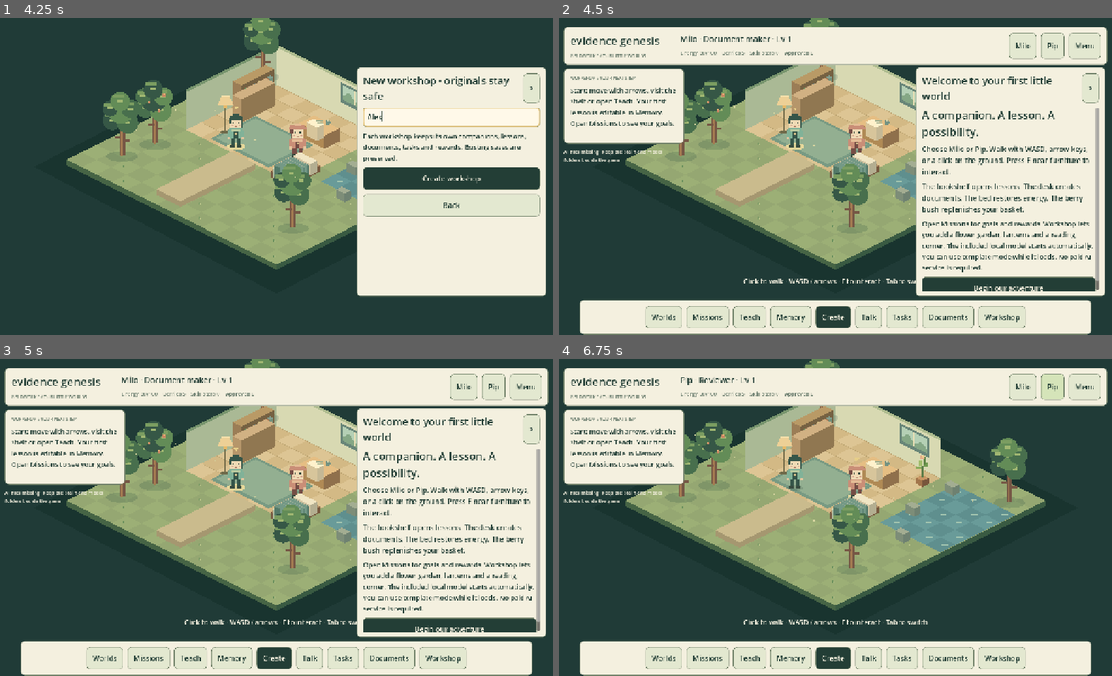
Above: before the commit, frames 1-4 (two rows, left to right).
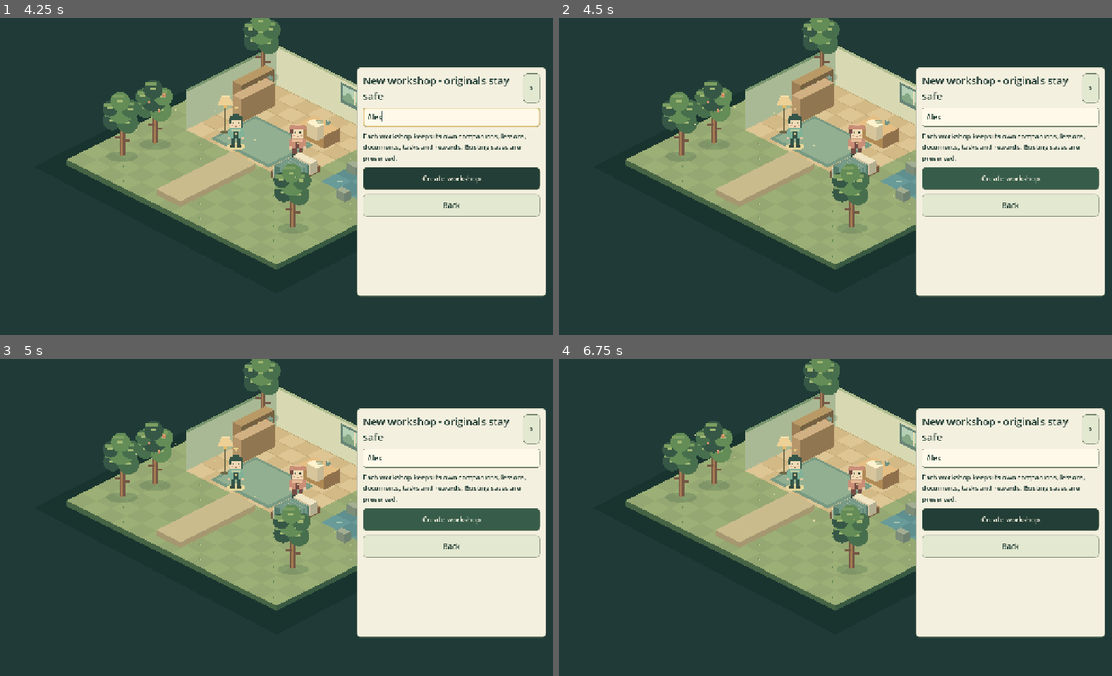
Above: after the commit, the same moments.

Repository: SyedSU/EvidenceGenesis
Game: Godot game, scene res://main.tscn
The game is run twice, just before and just after one commit, with the same random seed, the same clock (stepped at 60 frames per second) and the same inputs.
Inputs (mouse positions are in pixels of both pictures, inside the frame that each line leads up to):
- Up to frame 1 (4.25 s): click "New Workshop" at 0.5 s; click (453, 116) at 1.27 s; type "Alex" at 1.35 s; click "×" at 2 s; click "New Workshop" at 2.75 s; click (453, 116) at 3.52 s; type "Alex" at 3.6 s
- Up to frame 2 (4.5 s): click "Create workshop" at 4.25 s
- Up to frame 3 (5 s): no input
- Up to frame 4 (6.75 s): click (1006, 628) at 5 s, where only the run before the commit has a clickable "Begin our adventure"; click (1023, 387) at 5.75 s, where only the run before the commit has a clickable "Milo"; click (1051, 387) at 6.5 s, where only the run before the commit has a clickable "Pip"

Frame 1 is identical in both runs. In frame 2, 34% of the frame differs, in the area x 0-100%, y 2-100%; in frame 3, 34%; in frame 4, 50%.

Commit message:
fix: sync native saves and avoid delete-first replacements

Diff:
--- a/native/scripts/save_files.gd
+++ b/native/scripts/save_files.gd
@@ -1,10 +1,24 @@
 class_name GenesisSaveFiles
 extends RefCounted
 
-# Platform adapter: all replacements/byte writes have checked outcomes. Godot's
-# flush is not disk fsync, and Windows rename is not atomic overwrite; see docs.
+# Native persistence is mandatory. No buffered-only/platform rename fallback.
+var uncertain=false
+
+func native_available() -> bool:
+	return ClassDB.class_exists("GenesisDurableFiles")
+
+func sync_file(path: String) -> Error:
+	if not native_available():return ERR_UNAVAILABLE
+	return OK if ClassDB.class_call_static("GenesisDurableFiles","sync_file",ProjectSettings.globalize_path(path))==0 else FAILED
+
+func native_replace(source: String, destination: String) -> int:
+	return ClassDB.class_call_static("GenesisDurableFiles","replace_file",ProjectSettings.globalize_path(source),ProjectSettings.globalize_path(destination))
+
 func replace(source: String, destination: String) -> Error:
-	return DirAccess.rename_absolute(ProjectSettings.globalize_path(source),ProjectSettings.globalize_path(destination))
+	if not native_available():return ERR_UNAVAILABLE
+	var status=native_replace(source,destination)
+	if status==2:uncertain=true
+	return OK if status==0 else FAILED
 
 func store_checked(path: String, bytes: PackedByteArray) -> String:
 	var file=FileAccess.open(path,FileAccess.WRITE)
@@ -16,6 +30,7 @@
 	if not stored or status!=OK:return "The save stage could not be written. Check free space."
 	var readback=read_bytes(path,bytes.size())
 	if not readback.ok or readback.bytes!=bytes:return "The save stage failed byte verification."
+	if sync_file(path)!=OK:return "The save stage could not be synced to disk. Previous files preserved."
 	return ""
 
 func read_bytes(path: String, limit: int) -> Dictionary:
@@ -83,11 +98,14 @@
 func restore_backup(stage: String, backup: String) -> String:
 	if stage.is_empty():return ""
 	if replace(stage,backup)==OK:return ""
+	if uncertain:return " Backup rollback sync failed. Previous backup is at "+backup+"; durability is uncertain. Reload before saving."
 	# A failed Windows move may already have removed the destination. The
 	# verified stage is now a recovery copy, not disposable operation debris.
 	return " Previous backup retained in recovery file: "+stage
 
 func write_json(path: String, text: String, validator: Callable, limit: int) -> String:
+	if uncertain:return "Save durability is uncertain. Reload the workshop before saving again; recovery files are preserved."
+	if not native_available():return "Native save support is unavailable. Reinstall the complete game package before saving."
 	var bytes=text.to_utf8_buffer()
 	if bytes.is_empty() or bytes.size()>limit or not decode(bytes,validator).ok:return "Invalid or oversized save data. Previous files preserved."
 	var backup=path+".backup"
@@ -114,9 +132,11 @@
 		error=store_checked(backup_stage,previous)
 		if not error.is_empty():cleanup(stage);cleanup(backup_stage);cleanup(rollback_stage);return "Backup failed. "+error
 		if replace(backup_stage,backup)!=OK:
+			if uncertain:return "Backup replacement sync failed. Active original preserved at "+path+"; reload before saving. Recovery stage: "+rollback_stage+". Uncommitted candidate: "+stage
 			var recovery=restore_backup(rollback_stage,backup)
 			cleanup(stage);cleanup(backup_stage);return "Backup replacement failed. Active original preserved."+recovery
 	if replace(stage,path)!=OK:
+		if uncertain:return "Save replacement sync failed. Disk state may have advanced; reload before saving. Previous generation: "+backup+(". Older recovery stage: "+rollback_stage if not rollback_stage.is_empty() else "")
 		var restoration=""
 		if not previous.is_empty() and not FileAccess.file_exists(path):restoration=store_checked(path,previous)
 		# Keep the verified original in backup if restoring the active path fails.
--- /dev/null
+++ b/native/tests/save_adapter_test.gd
@@ -0,0 +1,17 @@
+extends SceneTree
+
+func _initialize():
+	var storage=GenesisSaveFiles.new()
+	if "--expect-missing" in OS.get_cmdline_user_args():
+		if storage.native_available():quit(1);return
+		var state=GenesisState.new();state.save_path="user://missing-adapter.json"
+		if state.save() or FileAccess.file_exists(state.save_path) or not state.last_error.contains("unavailable"):quit(2);return
+		print("GENESIS_MISSING_ADAPTER_OK: no buffered fallback or active save");quit();return
+	if not storage.native_available():quit(3);return
+	var path="user://adapter-ورکشاپ-🐾.json"
+	var stage=FileAccess.open(path,FileAccess.WRITE);stage.store_string("original");stage.close()
+	if storage.sync_file(path)!=OK:quit(4);return
+	var invalid=ProjectSettings.globalize_path(path)+String.chr(0)+"ignored"
+	if ClassDB.class_call_static("GenesisDurableFiles","sync_file",invalid)==0:quit(5);return
+	if FileAccess.get_file_as_string(path)!="original":quit(6);return
+	print("GENESIS_SAVE_ADAPTER_OK: C ABI, Unicode and NUL refusal");quit()
--- a/native/tests/save_crash_fixture.gd
+++ b/native/tests/save_crash_fixture.gd
@@ -14,6 +14,7 @@
 	func replace(source: String, destination: String) -> Error:
 		if destination=="user://crash.json" and phase=="after_delete":
 			DirAccess.remove_absolute(ProjectSettings.globalize_path(destination));boundary("after_delete")
+		if destination=="user://crash.json":boundary("before_replace")
 		var result=super.replace(source,destination)
 		if result==OK:
 			if destination=="user://crash.json.backup":boundary("after_backup")
--- a/native/tests/save_safety_test.gd
+++ b/native/tests/save_safety_test.gd
@@ -37,6 +37,29 @@
 			super.store_checked(path,bytes.slice(0,bytes.size()/2));return "Injected partial backup recovery."
 		return super.store_checked(path,bytes)
 
+class UncertainMove extends GenesisSaveFiles:
+	var victim=""
+	func native_replace(source: String, destination: String) -> int:
+		var status=super.native_replace(source,destination)
+		return 2 if status==0 and destination==victim else status
+
+class UncertainRollback extends GenesisSaveFiles:
+	var active=""
+	var moves=0
+	func native_replace(source: String, destination: String) -> int:
+		if destination==active:return 1
+		var status=super.native_replace(source,destination)
+		if destination==active+".backup":
+			moves+=1
+			if status==0 and moves==2:return 2
+		return status
+
+class FailSync extends GenesisSaveFiles:
+	func sync_file(_path: String) -> Error:return FAILED
+
+class MissingAdapter extends GenesisSaveFiles:
+	func native_available() -> bool:return false
+
 func retained_bytes(prefix: String, bytes: String) -> bool:
 	for name in DirAccess.get_files_at("user://save-safety"):
 		if name.begins_with(prefix) and FileAccess.get_file_as_string("user://save-safety/"+name)==bytes:return true
@@ -48,6 +71,42 @@
 
 func run() -> bool:
 	DirAccess.make_dir_recursive_absolute(ProjectSettings.globalize_path("user://save-safety"))
+	var sync_state=GenesisState.new();sync_state.save_path="user://save-safety/sync-failure.json"
+	check(sync_state.save(),"sync baseline")
+	var sync_before=FileAccess.get_file_as_string(sync_state.save_path)
+	sync_state.storage=FailSync.new();sync_state.data.stars=4
+	check(not sync_state.save(),"failed native disk sync rejects save")
+	check(FileAccess.get_file_as_string(sync_state.save_path)==sync_before,"failed native sync preserves active bytes")
+	check(not FileAccess.file_exists(sync_state.save_path+".backup"),"failed native sync never advances backup")
+	var absent=GenesisState.new();absent.save_path="user://save-safety/adapter-missing.json";absent.storage=MissingAdapter.new()
+	check(not absent.save(),"missing native adapter refuses buffered fallback")
+	check(not FileAccess.file_exists(absent.save_path),"missing adapter creates no active save")
+	for boundary in ["primary","backup"]:
+		var unknown=GenesisState.new();unknown.save_path="user://save-safety/uncertain-"+boundary+".json"
+		check(unknown.save(),"uncertain "+boundary+" baseline")
+		unknown.data.stars=1;check(unknown.save(),"uncertain "+boundary+" second generation")
+		var old=FileAccess.get_file_as_string(unknown.save_path)
+		var older=FileAccess.get_file_as_string(unknown.save_path+".backup")
+		var uncertain_adapter=UncertainMove.new();uncertain_adapter.victim=unknown.save_path+(".backup" if boundary=="backup" else "")
+		unknown.storage=uncertain_adapter;unknown.data.stars=2
+		check(not unknown.save(),"uncertain "+boundary+" sync reports failure")
+		check(uncertain_adapter.uncertain,"uncertain "+boundary+" locks further writes")
+		check(FileAccess.get_file_as_string(unknown.save_path+".backup")==old,"uncertain "+boundary+" retains previous generation in backup")
+		check(retained_bytes("uncertain-"+boundary+".json.backup.tmp-",older),"uncertain "+boundary+" retains older recovery stage")
+		var current=FileAccess.get_file_as_string(unknown.save_path)
+		check(not unknown.save() and FileAccess.get_file_as_string(unknown.save_path)==current,"uncertain "+boundary+" repeated save cannot advance disk")
+		check(unknown.last_error.contains("Reload"),"uncertain "+boundary+" gives reload instruction")
+	var rollback_unknown=GenesisState.new();rollback_unknown.save_path="user://save-safety/uncertain-rollback.json"
+	check(rollback_unknown.save(),"uncertain rollback baseline")
+	var rollback_older=FileAccess.get_file_as_string(rollback_unknown.save_path)
+	rollback_unknown.data.stars=1;check(rollback_unknown.save(),"uncertain rollback second generation")
+	var rollback_before=FileAccess.get_file_as_string(rollback_unknown.save_path)
+	var rollback_adapter=UncertainRollback.new();rollback_adapter.active=rollback_unknown.save_path;rollback_unknown.storage=rollback_adapter;rollback_unknown.data.stars=2
+	check(not rollback_unknown.save(),"uncertain rollback reports failure")
+	check(rollback_adapter.uncertain,"uncertain rollback locks further writes")
+	check(FileAccess.get_file_as_string(rollback_unknown.save_path)==rollback_before and FileAccess.get_file_as_string(rollback_unknown.save_path+".backup")==rollback_older,"uncertain rollback actual generations preserved")
+	check(rollback_unknown.last_error.contains("Reload") and rollback_unknown.last_error.contains(rollback_unknown.save_path+".backup"),"uncertain rollback immediately identifies backup and reload")
+	check(not rollback_unknown.last_error.contains(".tmp-"),"uncertain rollback never names consumed stage as retained")
 	var state=GenesisState.new();state.save_path="user://save-safety/backup-blocked.json"
 	check(state.save(),"initial save")
 	var original=FileAccess.get_file_as_string(state.save_path)
Not shown, added: native/durability.gdextension.uid
Not shown, added: native/durability/Godot-LICENSE.txt
Not shown, changed: native/export_presets.cfg
Not shown, added: native/tests/save_adapter_test.gd.uid
Not shown, changed: .github/workflows/native-game.yml
Not shown, changed: .gitignore
Not shown, changed: docs/SAVE-SAFETY.md
Not shown, added: docs/superpowers/plans/2026-10-13-native-save-durability.md
Not shown, added: native/durability.gdextension
Not shown, added: native/durability/README.md
Not shown, added: native/durability/gdextension_interface.h
Not shown, added: native/durability/save_extension.c
(and 6 more such lines)
